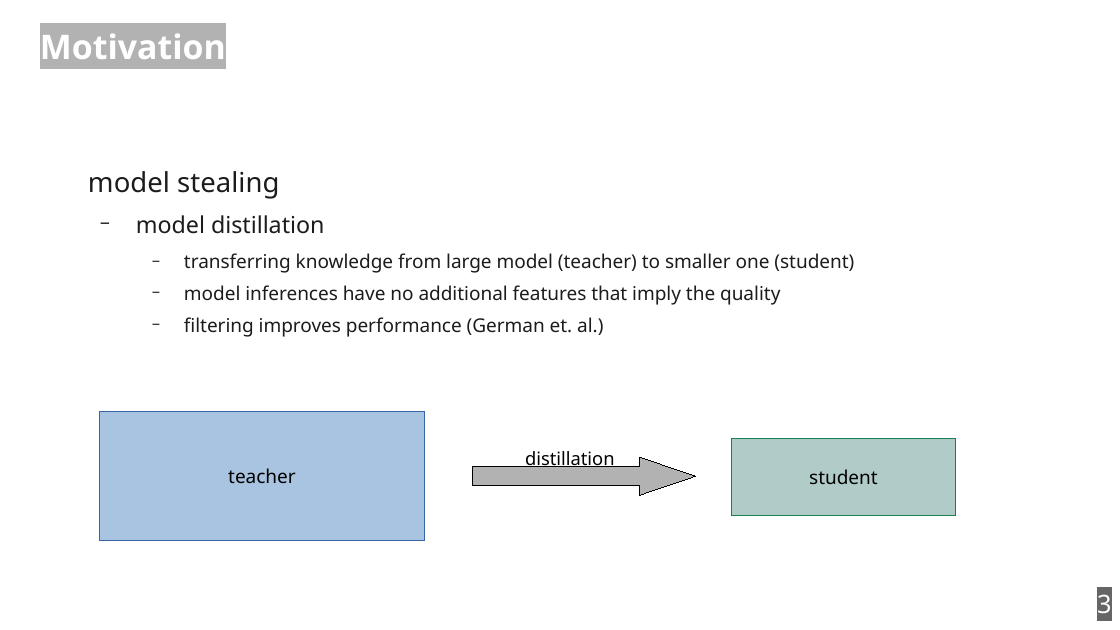
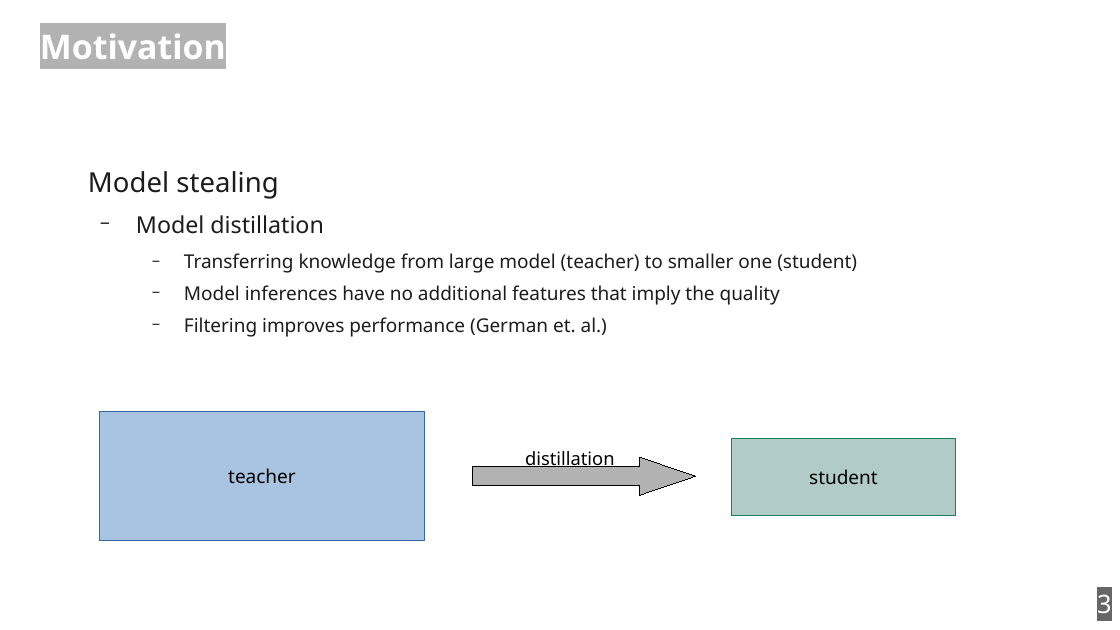
Before and after one commit to zouharvi/reference-mt-distill, a slide deck: slide 3 of meta/final_presentation.odp. Drawn at 1120x630 pixels with LibreOffice and Linux fonts; fonts in the diff are those of the drawing. Boxes give left, top, right and bottom in pixels: in the first picture for what was removed or moved away, otherwise in the second. Text is boxed around its words. In the diff, an @@ line names an element or a change of style, - is before the commit and + after.

```diff
--- a/meta/final_presentation.odp
+++ b/meta/final_presentation.odp
@@ text at (x1=88, y1=171, x2=857, y2=337): text changed @@
-model stealing
-  − model distillation
-    − transferring knowledge from large model (teacher) to smaller one (student)
-    − model inferences have no additional features that imply the quality
-    − filtering improves performance (German et. al.)
+Model stealing
+  − Model distillation
+    − Transferring knowledge from large model (teacher) to smaller one (student)
+    − Model inferences have no additional features that imply the quality
+    − Filtering improves performance (German et. al.)
```
Also in this commit, not shown: 12 other slides changed, 1 slide added.
